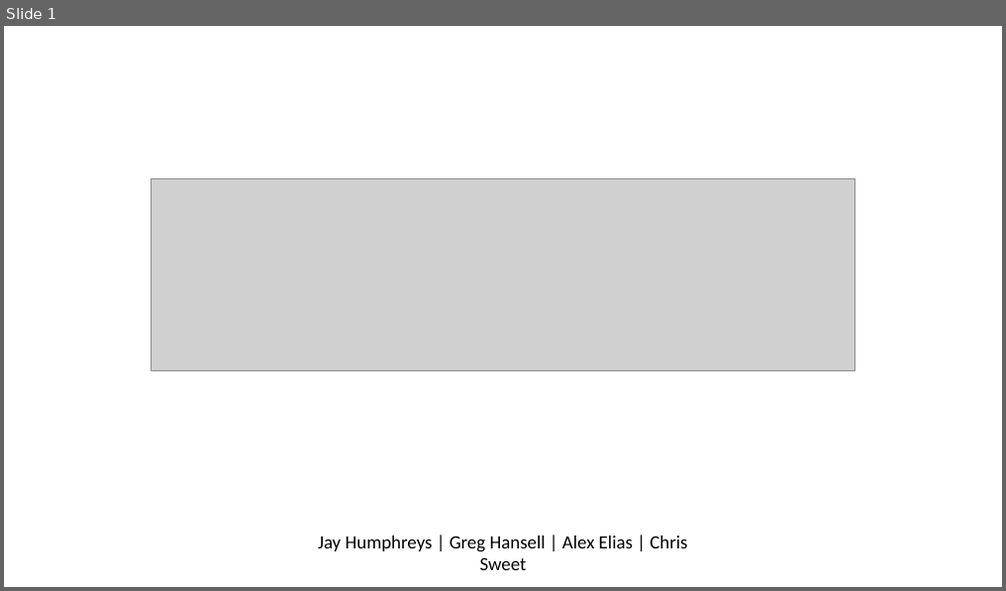
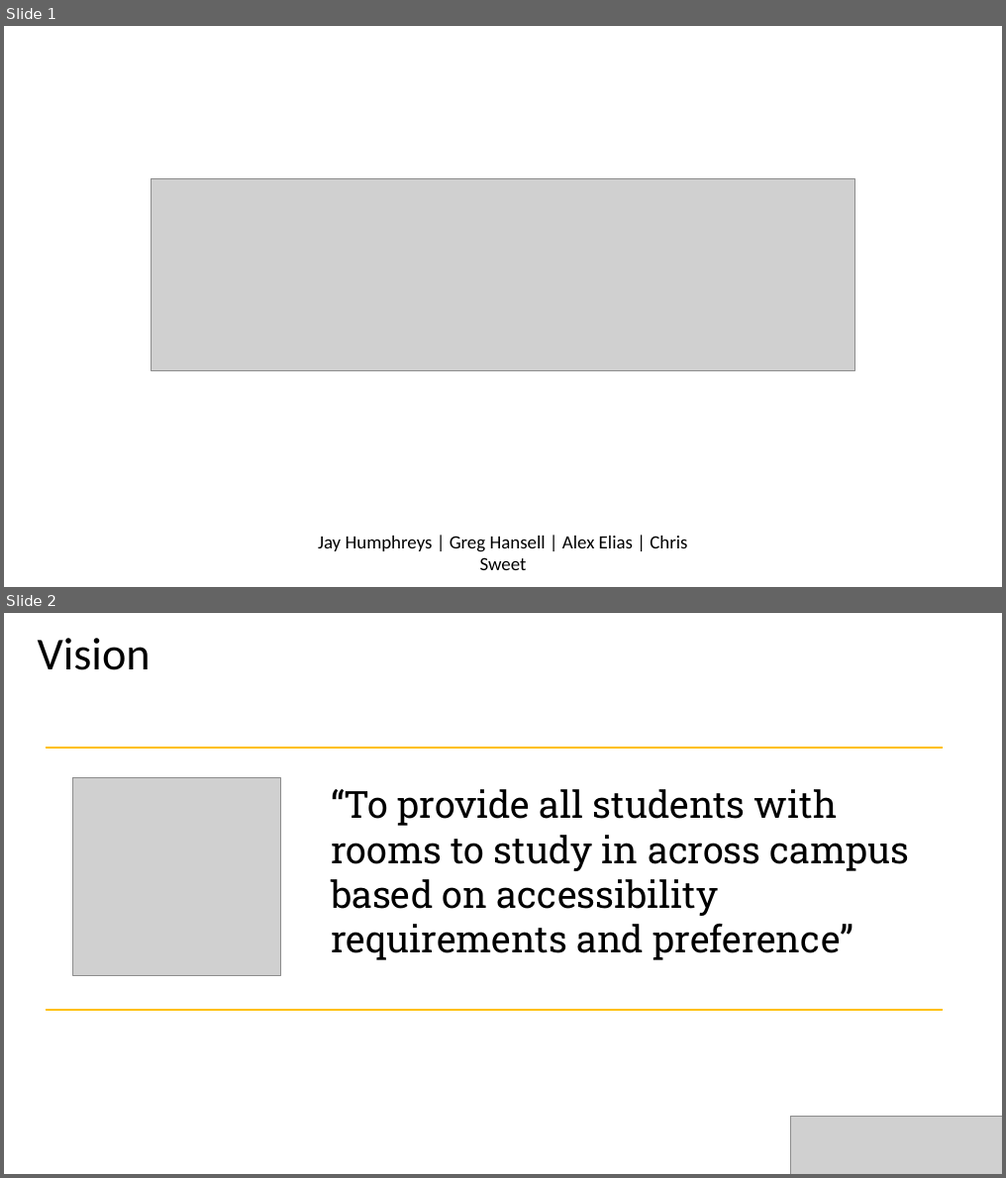
Before and after one commit to gregjhansell97/hive-map, a slide deck: presentation.pptx. Shown one above the other, each under a label of ours: slide 1 before the commit, slides 1 and 2 after it. The pictures are 1006x591 and 1006x1178 pixels, drawn with LibreOffice and Linux fonts; fonts in the diff are those of the drawing; grey boxes stand for pictures. Boxes give left, top, right and bottom in pixels: in the first picture for what was removed or moved away, otherwise in the second. Text is boxed around its words. In the diff, an @@ line names an element or a change of style, - is before the commit and + after.

```diff
--- a/presentation.pptx
+++ b/presentation.pptx
@@ slide 2 added at bbox=[4, 613, 1002, 1174], background #FFFFFF @@
@@ text added at bbox=[38, 638, 151, 670], 44 pt, text #000000 @@
+Vision
@@ line added from (46, 748) to (943, 748), #FFC000 1.5 pt @@
@@ picture added at bbox=[73, 777, 280, 975] @@
@@ text added at bbox=[331, 789, 910, 960], 36 pt, text #000000 @@
+“To provide all students with rooms to study in across campus based on accessibility requirements and preference”
@@ line added from (46, 1011) to (943, 1011), #FFC000 1.5 pt @@
@@ picture added at bbox=[791, 1117, 1002, 1174] @@
```
Also in this commit, not shown: 2 slides changed, 3 other slides added, 2 slides removed, 1 other file.
